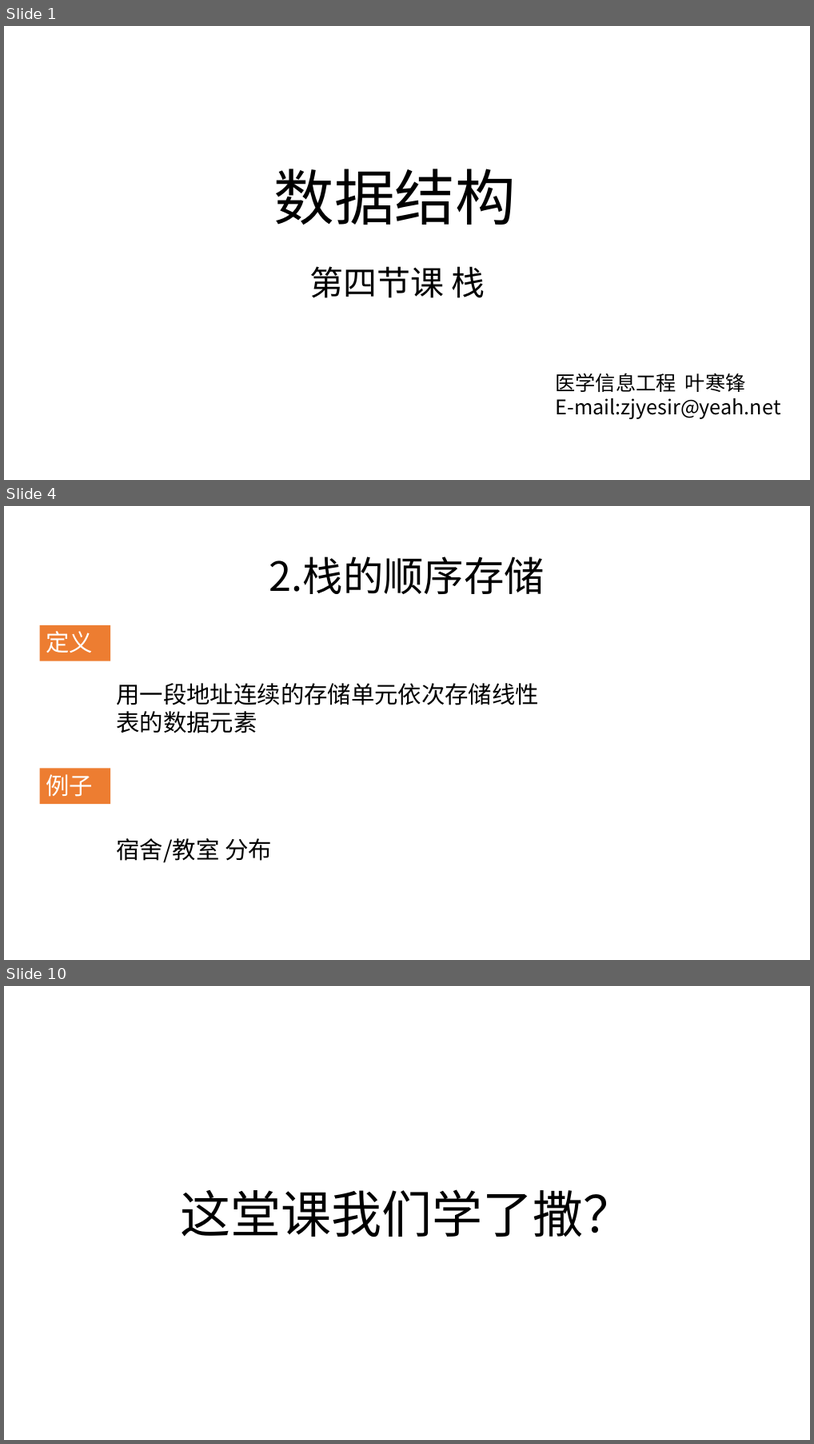
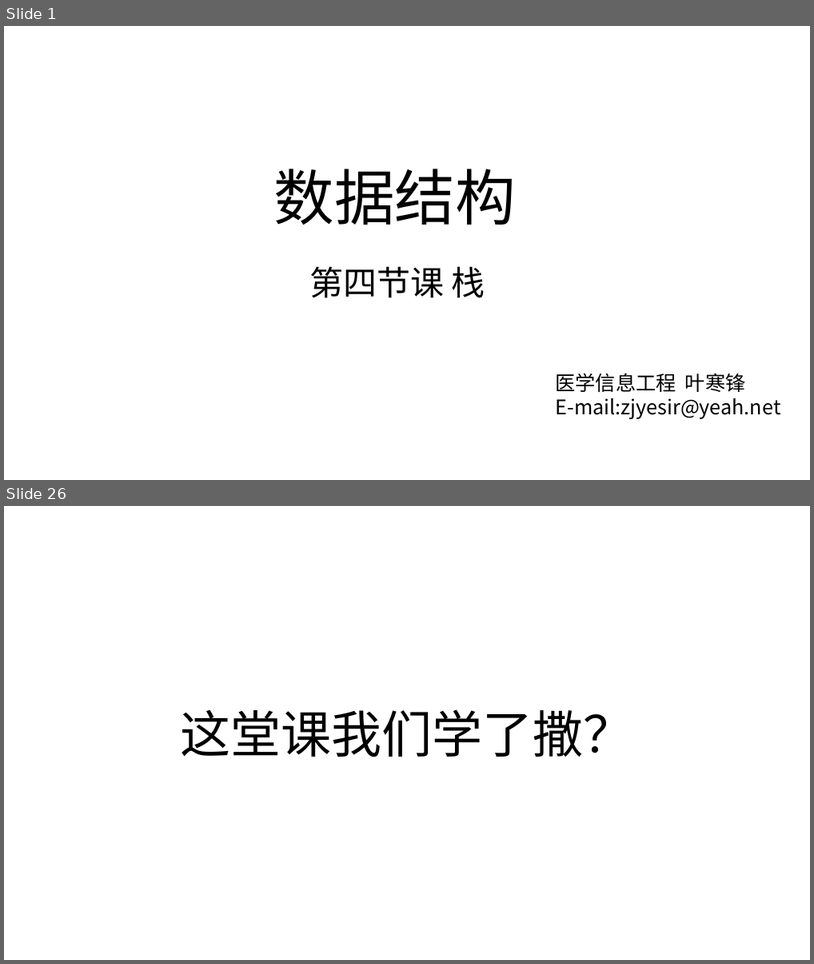
Before and after one commit to zjyesir/hmc_data_structure, a slide deck: ppt/3.1栈.pptx. Shown one above the other, each under a label of ours: slides 1, 4 and 10 before the commit, slides 1 and 26 after it; the slides between them are not shown. The pictures are 814x1444 and 814x964 pixels, drawn with LibreOffice and Linux fonts; fonts in the diff are those of the drawing; background and template pictures are left out. Boxes give left, top, right and bottom in pixels: in the first picture for what was removed or moved away, otherwise in the second. Text is boxed around its words. In the diff, an @@ line names an element or a change of style, - is before the commit and + after.

```diff
--- a/ppt/3.1栈.pptx
+++ b/ppt/3.1栈.pptx
@@ slide 4 removed at [4, 506, 810, 960], background picture (left out) @@
@@ text removed at [270, 556, 545, 594] @@
-2.栈的顺序存储
@@ rectangle removed at [40, 625, 110, 661] @@
-定义
@@ text removed at [117, 683, 539, 733] @@
-用一段地址连续的存储单元依次存储线性表的数据元素
@@ rectangle removed at [40, 768, 110, 804] @@
-例子
@@ text removed at [117, 838, 272, 863] @@
-宿舍/教室 分布
@@ what was slide 10 is now slide 26 @@
```
Also in this commit, not shown: 5 slides changed, 19 slides added, 3 other slides removed, 11 other files.
